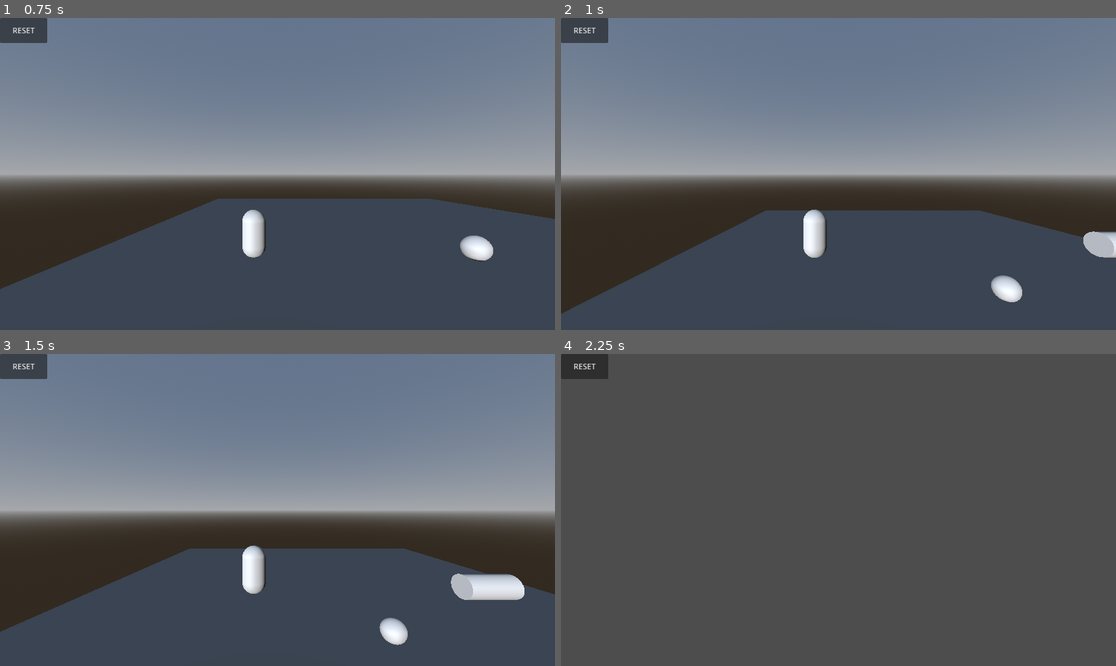
Above: before the commit, frames 1-4 (two rows, left to right).
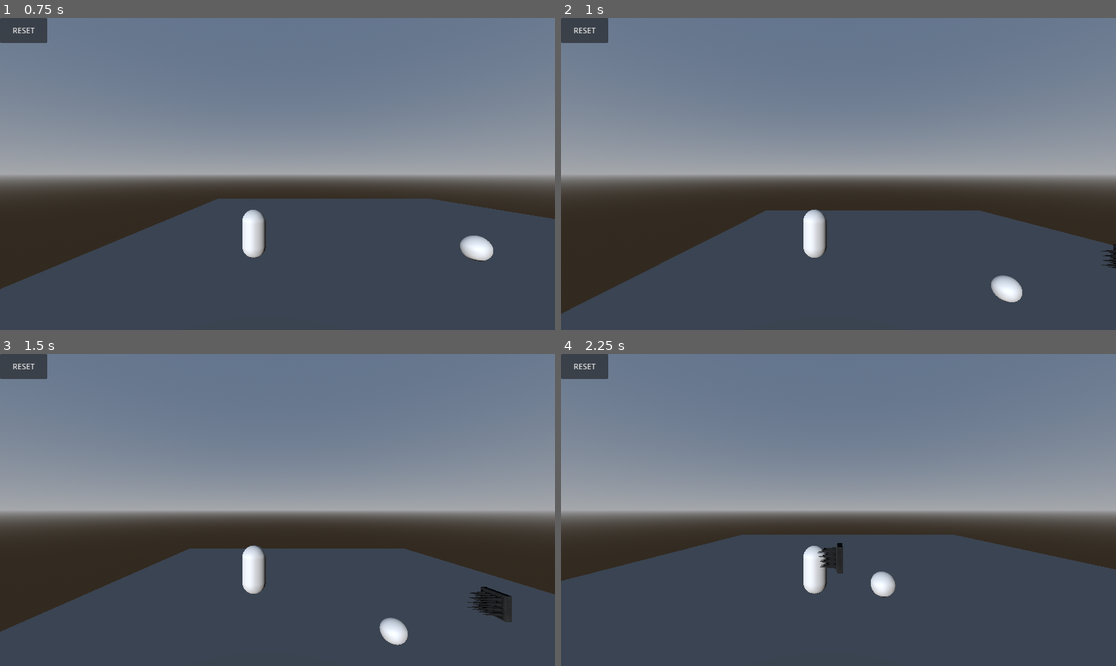
Above: after the commit, the same moments.

Repository: A-CheshireCat/the-switcher-iii
Game: Godot game, scene res://scenes/world.tscn
Two runs of this game, one before a commit and one after it. Both use one fixed random seed, a clock stepped at 60 frames per second and the inputs below.
Inputs:
- Up to frame 1 (0.75 s): hold D (move_right) from 0.53 s (still down); tap 1 (mask1) at 0.6 s
- Up to frame 2 (1 s): keep holding D (move_right); tap Space (jump) at 0.77 s
- Up to frame 3 (1.5 s): release D (move_right) at 1.28 s; hold Down (ui_down) from 1.28 s (still down); tap 2 (mask2) at 1.35 s
- Up to frame 4 (2.25 s): tap Space (jump) at 1.52 s; release Down (ui_down) at 2.03 s; hold D (move_right) from 2.03 s (still down); tap 3 (mask3) at 2.1 s

Frame 1 is identical in both runs. In frame 2, 0.5% of the frame differs, in the area x 94-100%, y 68-81%; in frame 3, 1.4%; in frame 4, 60%, in the area x 0-100%, y 0-78%.

Commit message:
Spike update

Diff:
--- a/scenes/world.tscn
+++ b/scenes/world.tscn
@@ -52,7 +52,7 @@
 transform = Transform3D(1, 0, 0, 0, 1, 0, 0, 0, 1, 0, 1.4932275, 5.1935453)
 
 [node name="Spike" parent="." unique_id=32948582 instance=ExtResource("4_k0juu")]
-transform = Transform3D(-4.371139e-08, -1, 0, 1, -4.371139e-08, 0, 0, 0, 1, 6.8526545, 2.692606, 5.105642)
+transform = Transform3D(-4.371139e-08, -1, 0, 1, -4.371139e-08, 0, 0, 0, 1, 6.853, 2, 5.106)
 
 [node name="SpikeLauncher" type="Area3D" parent="." unique_id=1178328641]
 transform = Transform3D(1, 0, 0, 0, 1, 0, 0, 0, 1, -3.8697276, 1.7337029, 5.064924)
--- a/spike.tscn
+++ b/spike.tscn
@@ -1,10 +1,10 @@
 [gd_scene format=3 uid="uid://c3tfsxwfjkees"]
 
 [ext_resource type="Script" uid="uid://od8ae28fcy4j" path="res://spike.gd" id="1_8ryga"]
+[ext_resource type="ArrayMesh" uid="uid://djcdl4sm11la6" path="res://assets/Props/The_Spikes.obj" id="2_7k7bx"]
 
 [sub_resource type="CylinderShape3D" id="CylinderShape3D_pe76i"]
-
-[sub_resource type="CylinderMesh" id="CylinderMesh_8ryga"]
+height = 1.0
 
 [node name="Spike" type="RigidBody3D" unique_id=32948582]
 transform = Transform3D(-4.371139e-08, -1, 0, 1, -4.371139e-08, 0, 0, 0, 1, 0, 0, 0)
@@ -15,4 +15,5 @@
 shape = SubResource("CylinderShape3D_pe76i")
 
 [node name="MeshInstance3D" type="MeshInstance3D" parent="." unique_id=733474992]
-mesh = SubResource("CylinderMesh_8ryga")
+transform = Transform3D(1, 0, 0, 0, -4.371139e-08, -1, 0, 1, -4.371139e-08, 0.5, -0.5, -0.5)
+mesh = ExtResource("2_7k7bx")
